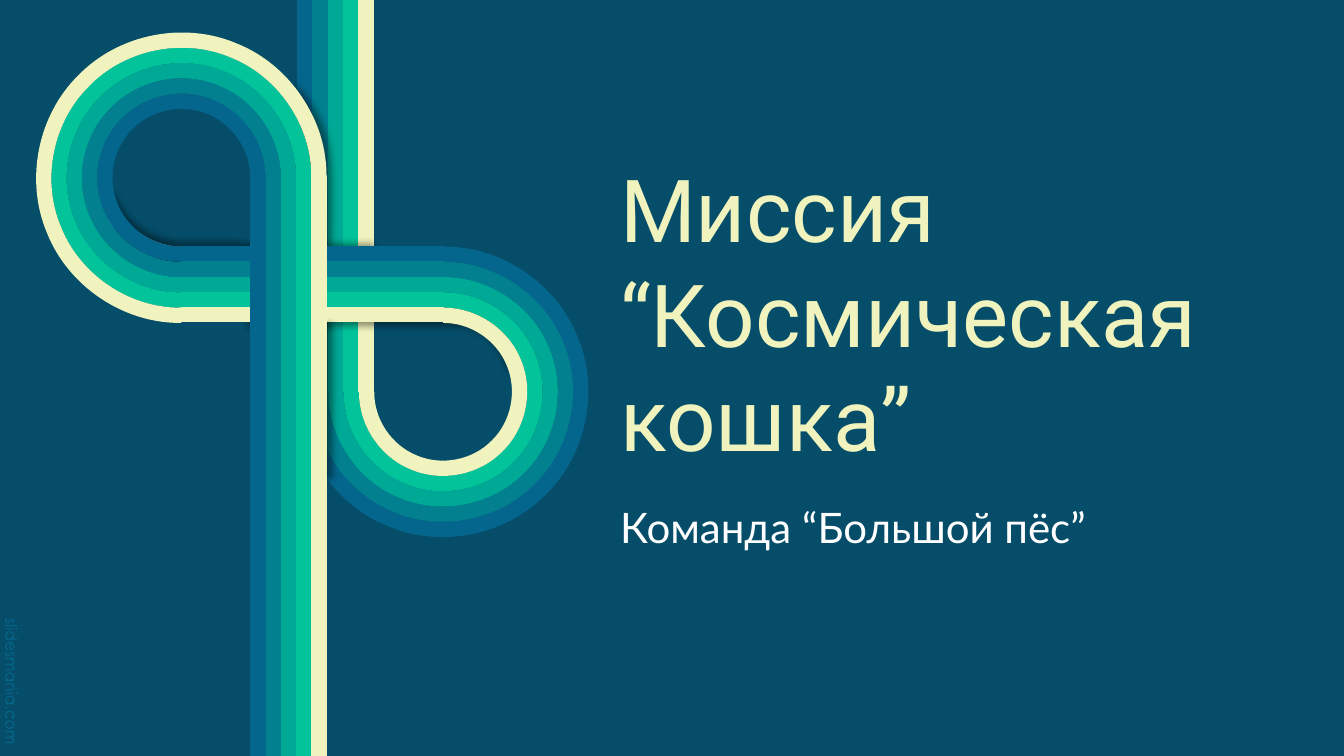
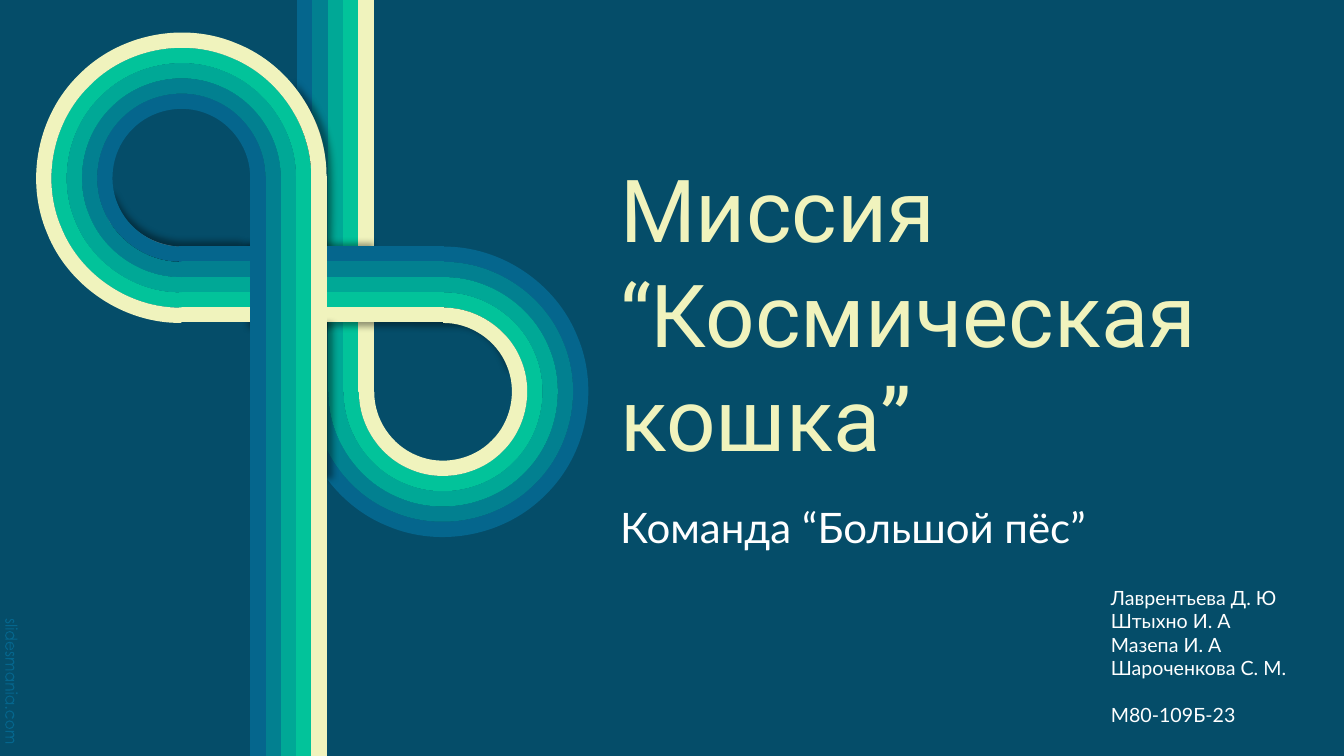
Before and after one commit to Tyhyqo/Cosmocat, a slide deck: slide 1 of Кошка.pptx. Drawn at 1344x756 pixels with LibreOffice and Linux fonts; fonts in the diff are those of the drawing; background and template pictures are left out. Boxes give left, top, right and bottom in pixels: in the first picture for what was removed or moved away, otherwise in the second. Text is boxed around its words. In the diff, an @@ line names an element or a change of style, - is before the commit and + after.

```diff
--- a/Кошка.pptx
+++ b/Кошка.pptx
@@ text added at [1111, 590, 1286, 722], 14 pt, text #FFFFFF @@
+Лаврентьева Д. Ю
+Штыхно И. А
+Мазепа И. А
+Шароченкова С. М.
+М80-109Б-23
```
Also in this commit, not shown: 6 other slides changed, 1 slide added, 2 slides removed.
